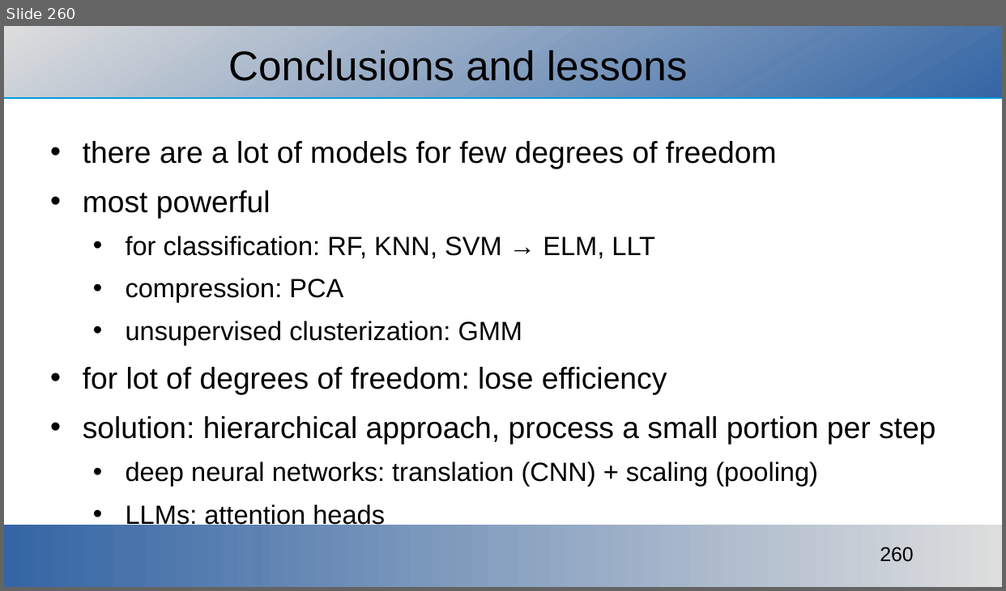
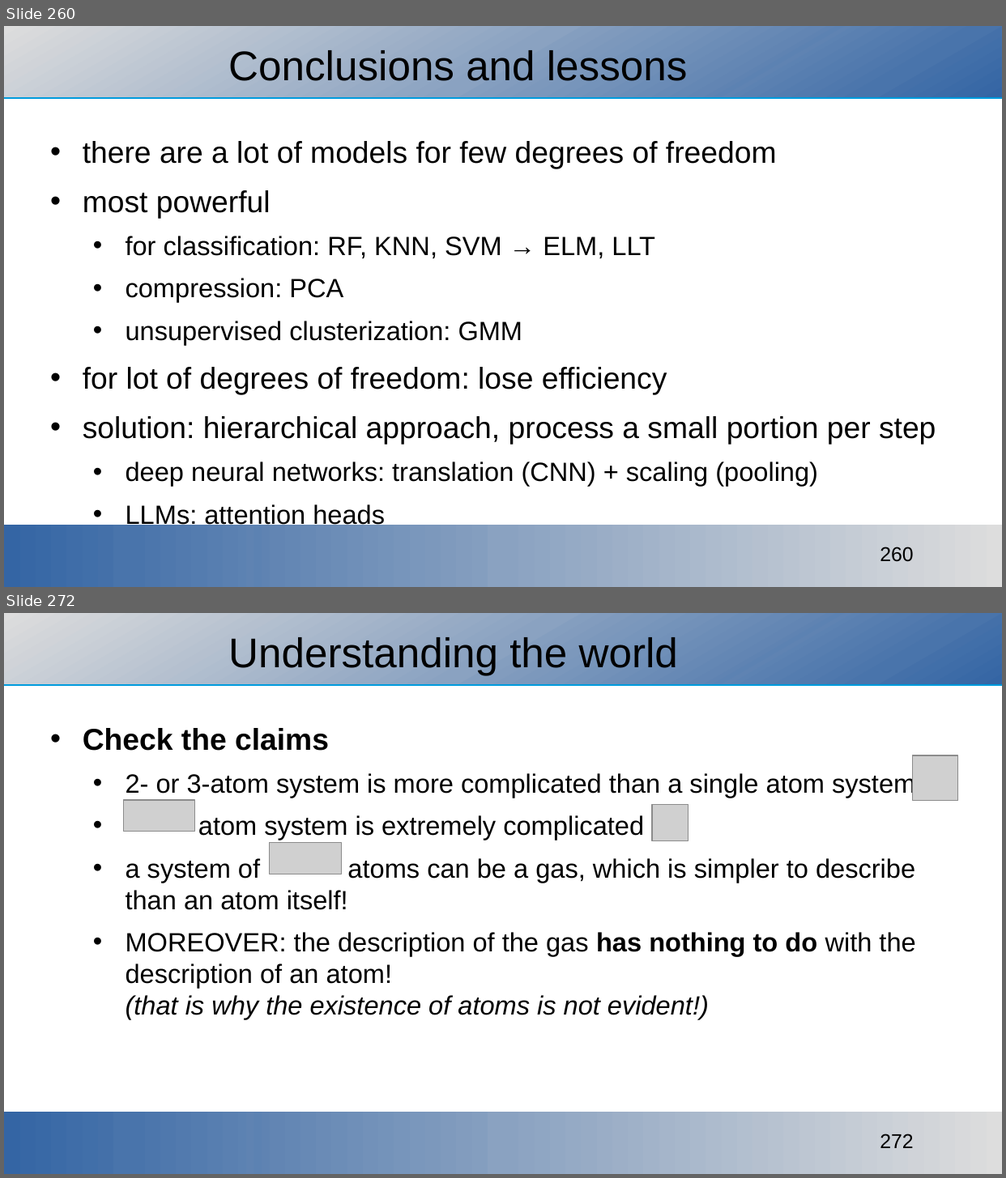
Before and after one commit to ajakovac/ML-in-Practice-I, a slide deck: ML in practice.odp. Shown one above the other, each under a label of ours: slide 260 before the commit, slides 260 and 272 after it; the slides between them are not shown. The pictures are 1006x591 and 1006x1178 pixels, drawn with LibreOffice and Linux fonts; fonts in the diff are those of the drawing; grey boxes stand for pictures; background and template pictures are left out. Boxes give left, top, right and bottom in pixels: in the first picture for what was removed or moved away, otherwise in the second. Text is boxed around its words. In the diff, an @@ line names an element or a change of style, - is before the commit and + after.

```diff
--- a/ML in practice.odp
+++ b/ML in practice.odp
@@ slide 272 added at box(4, 613, 1002, 1174), background #FFFFFF; not listed: 3 template elements that a slide beside it also shows @@
@@ title added at box(228, 637, 678, 675), 33 pt, text #000000 @@
+Understanding the world
@@ text added at box(83, 728, 915, 1020), 21 pt, text #000000 @@
+• Check the claims
+  • 2- or 3-atom system is more complicated than a single atom system
+  • atom system is extremely complicated
+  • a system of atoms can be a gas, which is simpler to describe than an atom itself!
+  • MOREOVER: the description of the gas has nothing to do with the description of an atom!
+    (that is why the existence of atoms is not evident!)
@@ picture added at box(913, 756, 958, 800) @@
@@ picture added at box(124, 800, 195, 833) @@
@@ picture added at box(652, 805, 688, 841) @@
@@ picture added at box(270, 843, 341, 875) @@
```
Also in this commit, not shown: 19 other slides added, 2 other files.
